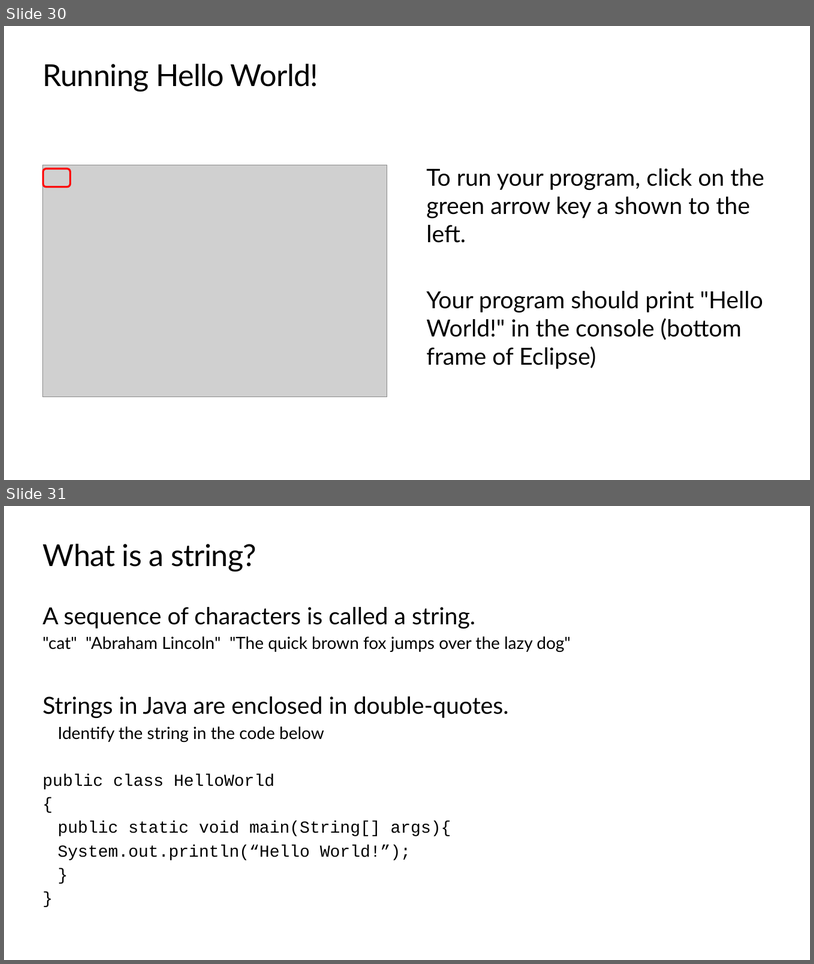
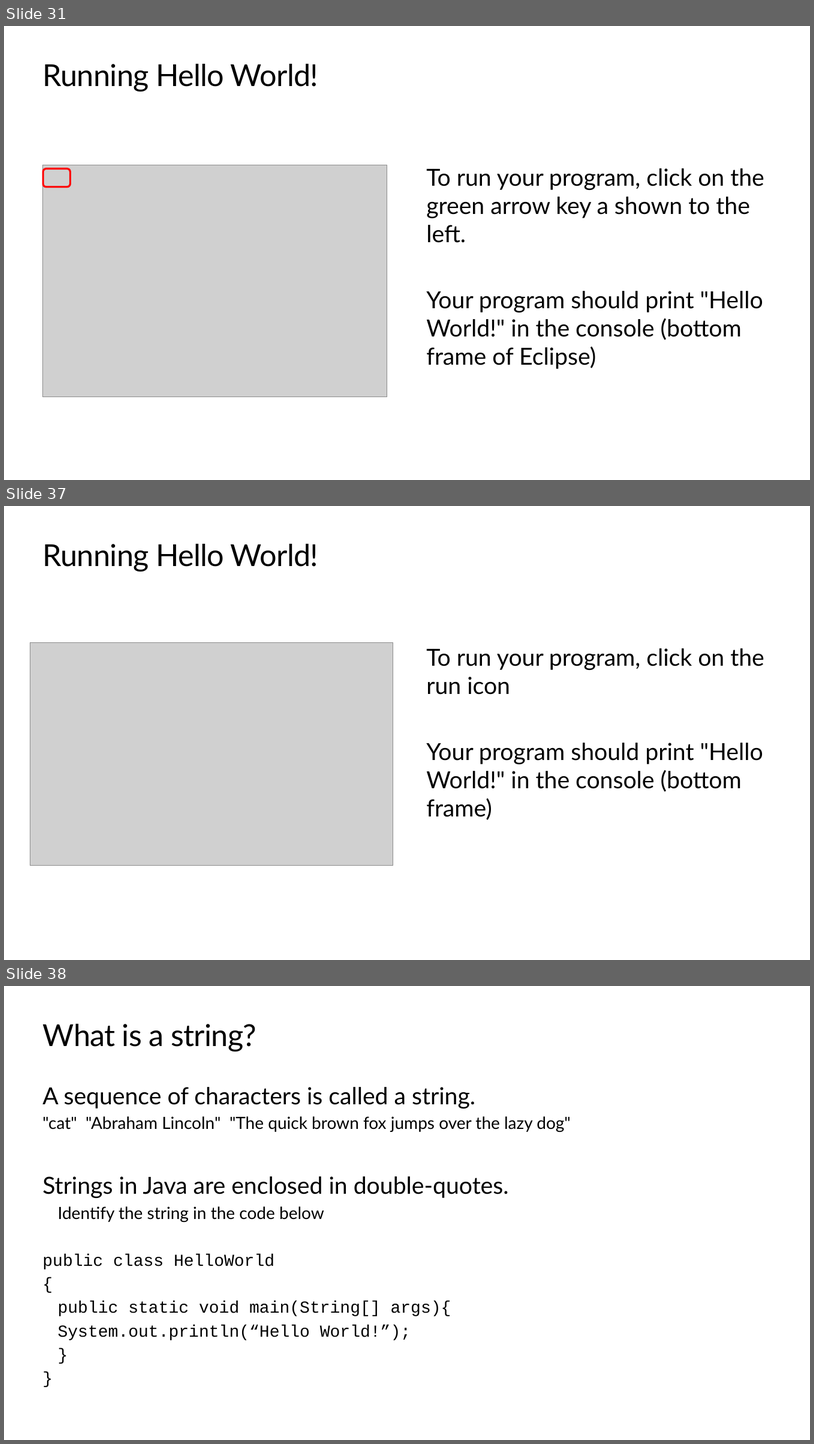
Before and after one commit to TEALSK12/apcsa-public, a slide deck: curriculum/Unit1/Unit1.pptx. Shown one above the other, each under a label of ours: slides 30 and 31 before the commit, slides 31, 37 and 38 after it; the slides between them are not shown. The pictures are 814x964 and 814x1444 pixels, drawn with LibreOffice and Linux fonts; fonts in the diff are those of the drawing; grey boxes stand for pictures; background and template pictures are left out. Boxes give left, top, right and bottom in pixels: in the first picture for what was removed or moved away, otherwise in the second. Text is boxed around its words. In the diff, an @@ line names an element or a change of style, - is before the commit and + after.

```diff
--- a/curriculum/Unit1/Unit1.pptx
+++ b/curriculum/Unit1/Unit1.pptx
@@ slide 37 added at box(4, 506, 810, 960), background #FFFFFF @@
@@ title added at box(43, 544, 318, 571), 36 pt, text #000000 @@
+Running Hello World!
@@ picture added at box(30, 642, 393, 865) @@
@@ text added at box(426, 648, 765, 820), 28 pt, text #000000 @@
+To run your program, click on the run icon
+Your program should print "Hello World!" in the console (bottom frame)
@@ what was slide 30 is now slide 31 @@
@@ what was slide 31 is now slide 38 @@
```
Also in this commit, not shown: 6 other slides added.
